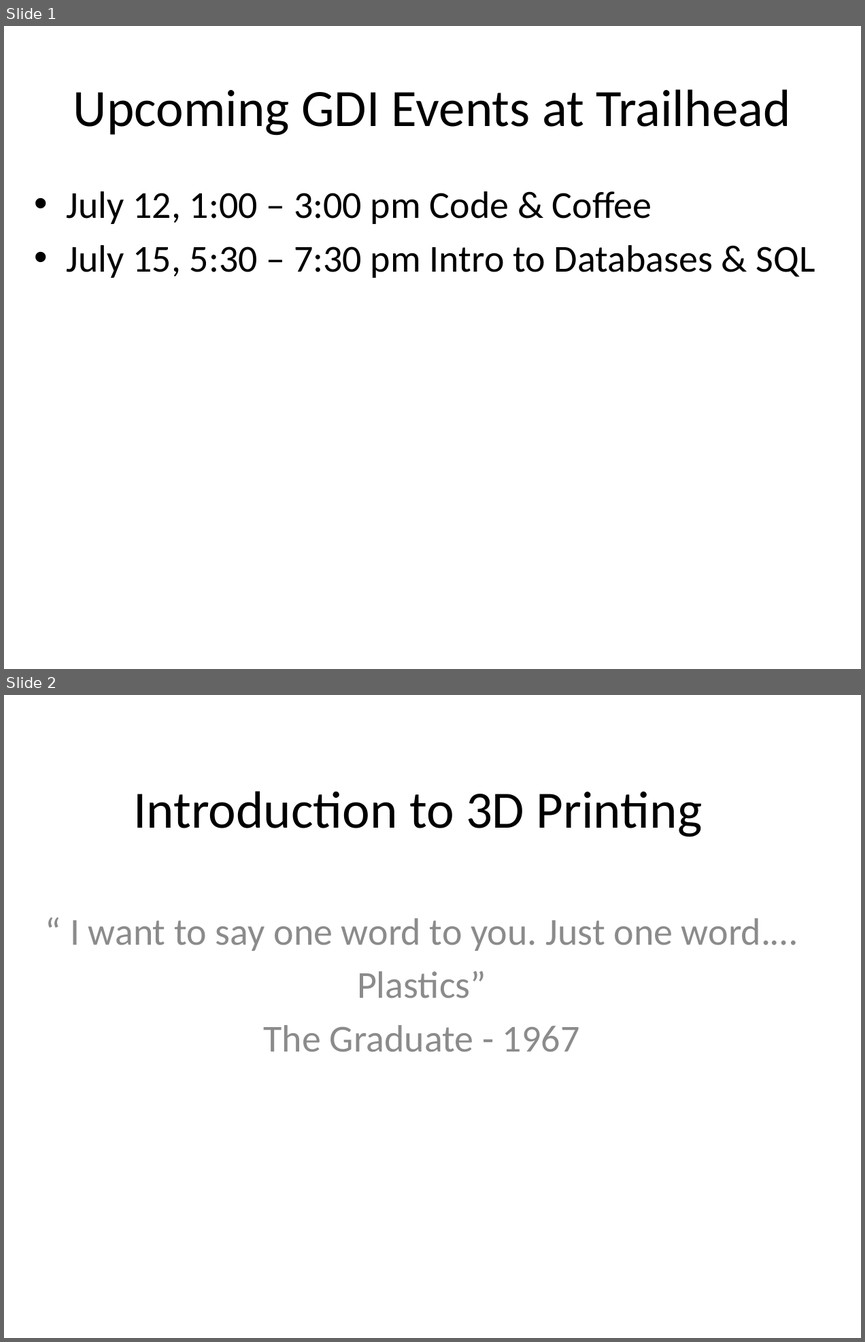
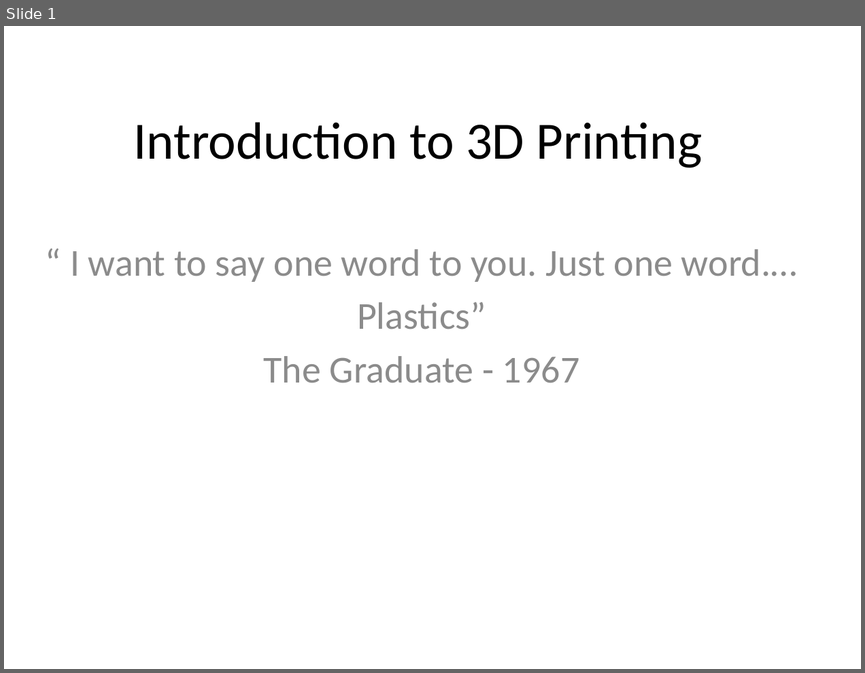
Before and after one commit to dykebert/GDI_3D_Printing_Intro, a slide deck: Introduction to 3D Printing.pptx. Shown one above the other, each under a label of ours: slides 1 and 2 before the commit, slide 1 after it. The pictures are 865x1342 and 865x673 pixels, drawn with LibreOffice and Linux fonts; fonts in the diff are those of the drawing. Boxes give left, top, right and bottom in pixels: in the first picture for what was removed or moved away, otherwise in the second. Text is boxed around its words. In the diff, an @@ line names an element or a change of style, - is before the commit and + after.

```diff
--- a/Introduction to 3D Printing.pptx
+++ b/Introduction to 3D Printing.pptx
@@ slide 1 removed at [4,26,861,669], background #FFFFFF @@
@@ title removed at [73,89,790,135] @@
-Upcoming GDI Events at Trailhead
@@ text removed at [66,191,815,278] @@
-• July 12, 1:00 – 3:00 pm Code & Coffee
-• July 15, 5:30 – 7:30 pm Intro to Databases & SQL
@@ what was slide 2 is now slide 1 @@
```
Also in this commit, not shown: 2 slides changed, 1 slide added, 2 other files.
